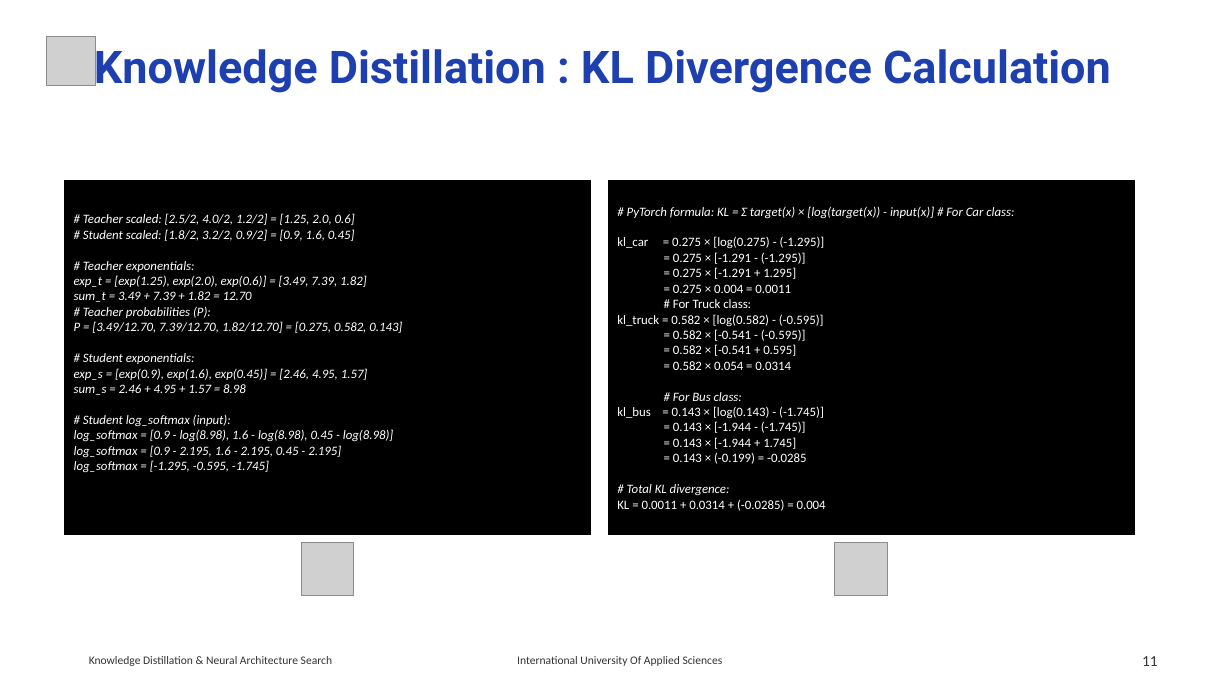
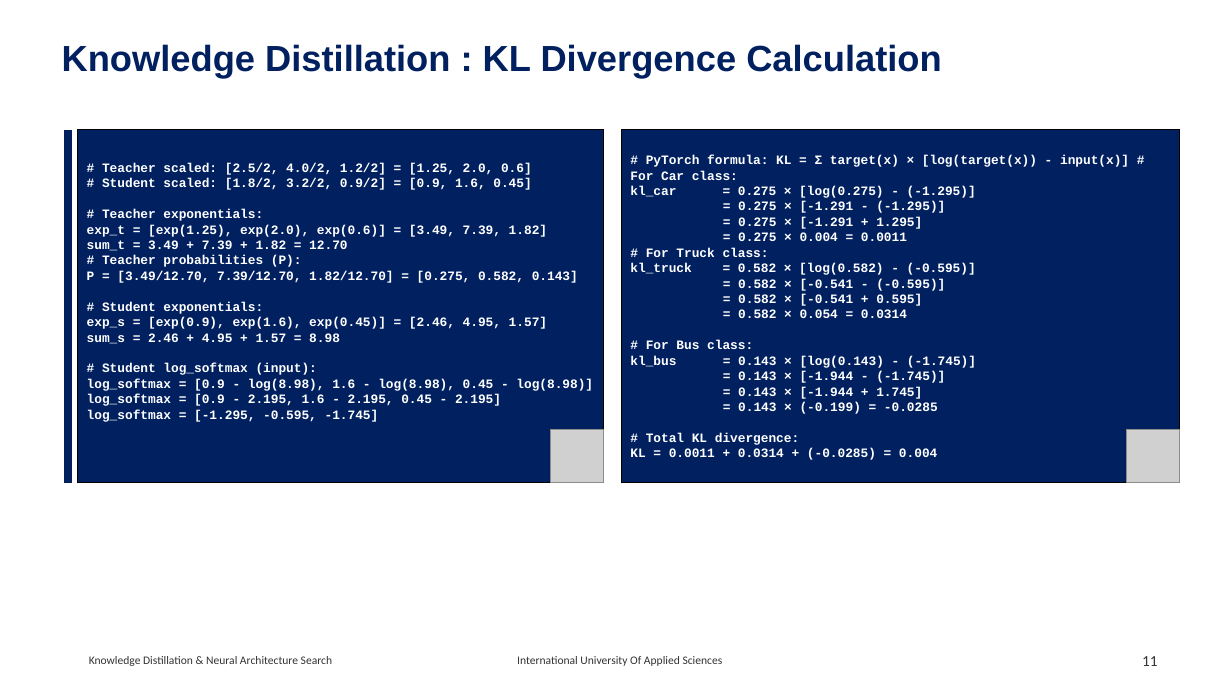
Before and after one commit to RajeshRamadas/yolov8-model-optimization, a slide deck: slide 11 of 01-Project-management/presentation/KnowledgeDistillation.pptx. Drawn at 1232x693 pixels with LibreOffice and Linux fonts; fonts in the diff are those of the drawing; grey boxes stand for pictures. Boxes give left, top, right and bottom in pixels: in the first picture for what was removed or moved away, otherwise in the second. Text is boxed around its words. In the diff, an @@ line names an element or a change of style, - is before the commit and + after.

```diff
--- a/01-Project-management/presentation/KnowledgeDistillation.pptx
+++ b/01-Project-management/presentation/KnowledgeDistillation.pptx
@@ text "Knowledge Distillation : KL Divergence ...": place and size @@
-text "Knowledge Distillation : KL Divergence ..." at bbox=[94, 42, 1111, 93]
+text "Knowledge Distillation : KL Divergence ..." at bbox=[62, 44, 942, 78]
@@ text "Knowledge Distillation : KL Divergence ..." at bbox=[62, 44, 942, 78]: size 35.1 to 28.3 pt, font Roboto to Arial, text colour #1E40AF to #002060 @@
@@ picture removed at bbox=[47, 37, 96, 86] @@
@@ line added from (67, 129) to (67, 482), #002060 5.75 pt @@
@@ rectangle "# Teacher scaled: [2.5/2, 4.0/2, ...": place and size @@
-rectangle "# Teacher scaled: [2.5/2, 4.0/2, ..." at bbox=[65, 181, 591, 534]
+rectangle "# Teacher scaled: [2.5/2, 4.0/2, ..." at bbox=[78, 129, 604, 482]
@@ rectangle "# Teacher scaled: [2.5/2, 4.0/2, ..." at bbox=[78, 129, 604, 482]: font Calibri to Courier New, bold on, italic off; list level 1 to 2 in "# Teacher scaled: [2.5/2, 4.0/2, ..."; list level 1 to 2 in "# Student scaled: [1.8/2, 3.2/2, ..."; list level 1 to 2 in "# Teacher exponentials:"; list level 1 to 2 in "exp_t = [exp(1.25), exp(2.0), exp(0.6)] ..."; list level 1 to 2 in "sum_t = 3.49 + 7.39 ..."; list level 1 to 2 in "# Teacher probabilities (P):"; list level 1 to 2 in "P = [3.49/12.70, 7.39/12.70, 1.82/12.70] ..."; list level 1 to 2 in "# Student exponentials:"; list level 1 to 2 in "exp_s = [exp(0.9), exp(1.6), exp(0.45)] ..."; list level 1 to 2 in "sum_s = 2.46 + 4.95 ..."; list level 1 to 2 in "# Student log_softmax (input):"; list level 1 to 2 in "log_softmax = [0.9 - log(8.98), ..."; list level 1 to 2 in "log_softmax = [0.9 - 2.195, ..."; list level 1 to 2 in "log_softmax = [-1.295, -0.595, -1.745]"; fill #000000 to #002060 @@
@@ rectangle "# PyTorch formula: KL = ...": place and size @@
-rectangle "# PyTorch formula: KL = ..." at bbox=[608, 181, 1134, 534]
+rectangle "# PyTorch formula: KL = ..." at bbox=[621, 129, 1179, 482]
@@ rectangle "# PyTorch formula: KL = ..." at bbox=[621, 129, 1179, 482]: fill #000000 to #002060 @@
@@ text in rectangle at bbox=[630, 155, 1129, 180]: text changed; font Calibri to Courier New; bold on; italic off @@
-# PyTorch formula: KL = Σ target(x) × [log(target(x)) - input(x)] # For Car class:
+# PyTorch formula: KL = Σ target(x) × [log(target(x)) - input(x)] #
+For Car class:
@@ text in rectangle at bbox=[630, 186, 976, 460]: font Calibri to Courier New, bold on in "kl_car = 0.275 × [log(0.275) - (-1.295)]", "= 0.275 × [-1.291 - (-1.295)]", "= 0.275 × [-1.291 + 1.295]", "= 0.275 × 0.004 = 0.0011" and 12 more places; italic off in "# For Bus class:", "# Total KL divergence:"; list level 2 to 4 in "= 0.275 × [-1.291 - ..."; list level 2 to 4 in "= 0.275 × [-1.291 + ..."; list level 2 to 4 in "= 0.275 × 0.004 = ..."; indent changed; list level 2 to 4 in "= 0.582 × [-0.541 - ..."; list level 2 to 4 in "= 0.582 × [-0.541 + ..."; list level 2 to 4 in "= 0.582 × 0.054 = ..."; list level 2 to 4 in "= 0.143 × [-1.944 - ..."; list level 2 to 4 in "= 0.143 × [-1.944 + ..."; list level 2 to 4 in "= 0.143 × (-0.199) = ..." @@
@@ picture added at bbox=[551, 430, 604, 482] @@
@@ picture added at bbox=[1127, 430, 1179, 482] @@
@@ picture removed at bbox=[301, 543, 354, 595] @@
@@ picture removed at bbox=[835, 543, 887, 595] @@
```
Also in this commit, not shown: 10 other slides changed, 5 slides added, 7 slides removed.
